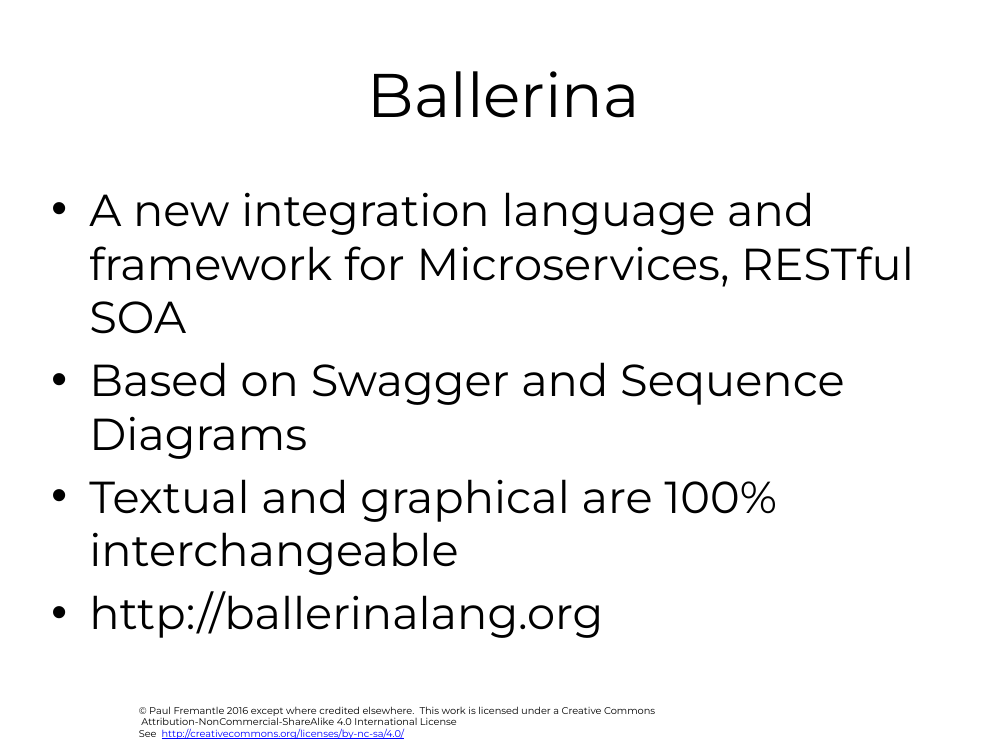
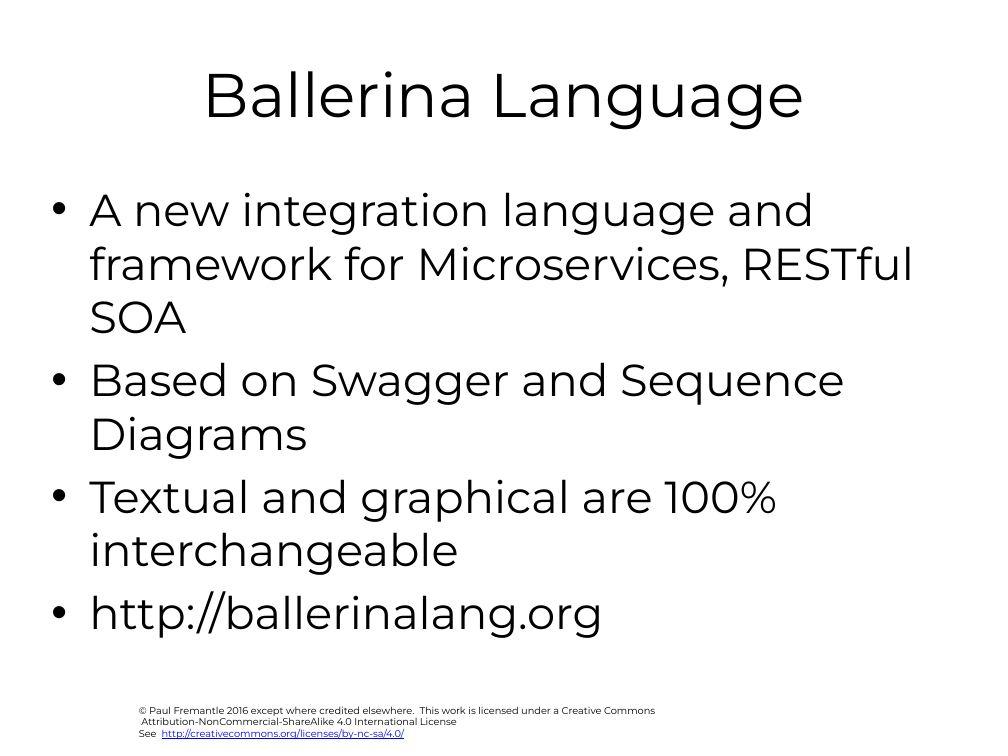
Before and after one commit to pzfreo/ox-soa, a slide deck: slide 33 of presentation-source/10-integration.pptx. Drawn at 1008x756 pixels with LibreOffice and Linux fonts; fonts in the diff are those of the drawing; background and template pictures are left out. Boxes give left, top, right and bottom in pixels: in the first picture for what was removed or moved away, otherwise in the second. Text is boxed around its words. In the diff, an @@ line names an element or a change of style, - is before the commit and + after.

```diff
--- a/presentation-source/10-integration.pptx
+++ b/presentation-source/10-integration.pptx
@@ title at bbox=[203, 71, 805, 130]: text changed @@
-Ballerina
+Ballerina Language
```
Also in this commit, not shown: 1 other slide changed, 6 other files.
